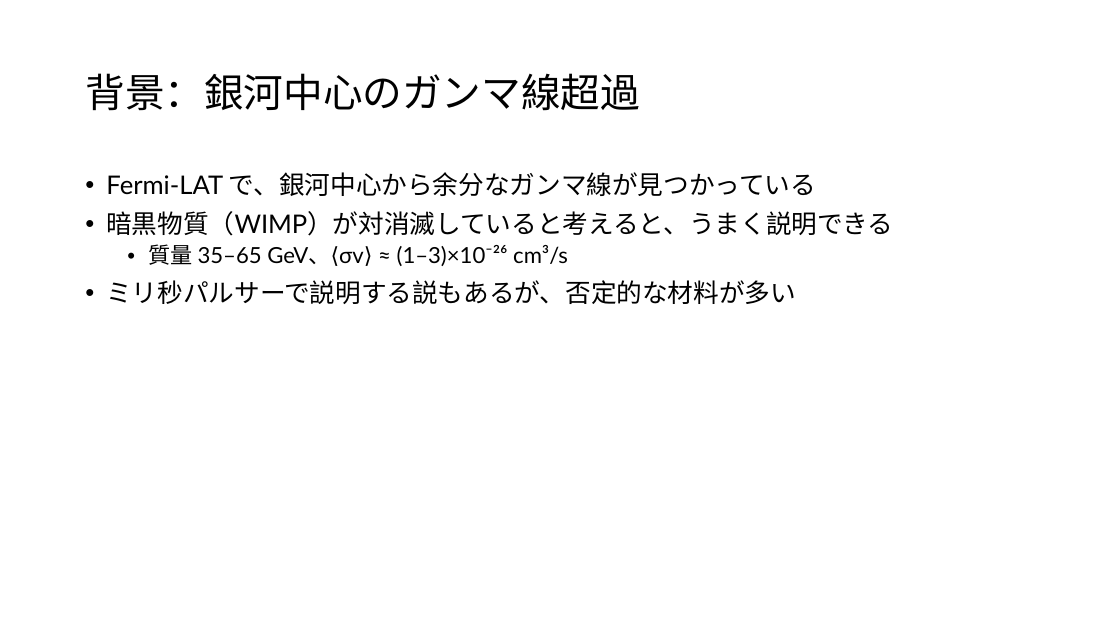
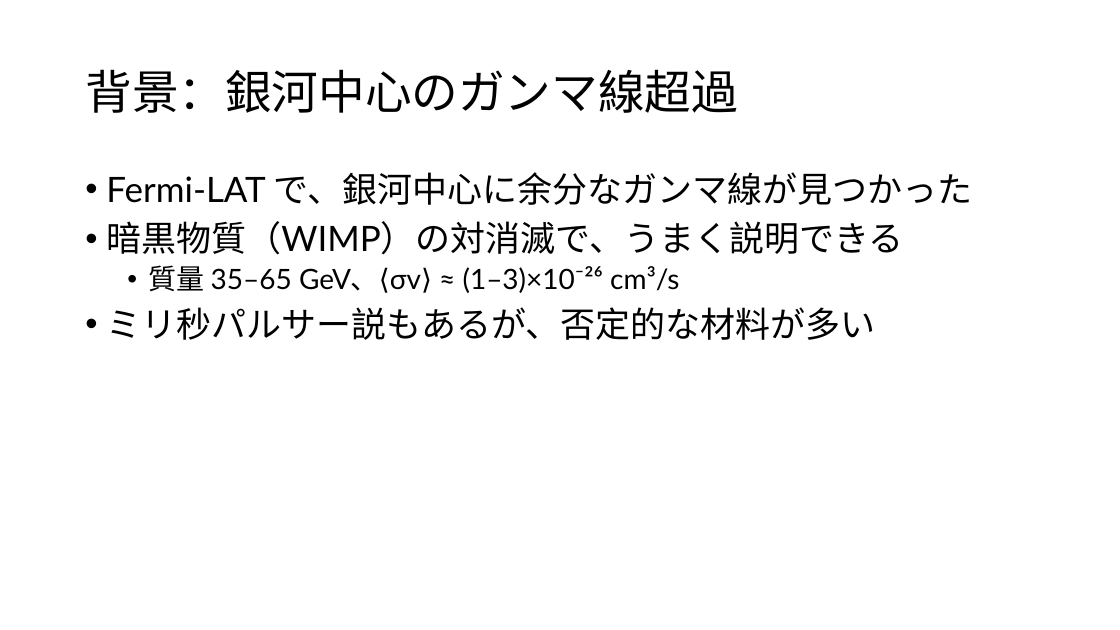
Before and after one commit to Mikann20041029/darkmatter-slides, a slide deck: slide 5 of slides/Toni Bertólez-Martínez, et al. (2026).pptx (slide 2 before the commit). Drawn at 1120x630 pixels with LibreOffice and Linux fonts; fonts in the diff are those of the drawing. Boxes give left, top, right and bottom in pixels: in the first picture for what was removed or moved away, otherwise in the second. Text is boxed around its words. In the diff, an @@ line names an element or a change of style, - is before the commit and + after.

```diff
--- a/slides/Toni Bertólez-Martínez, et al. (2026).pptx
+++ b/slides/Toni Bertólez-Martínez, et al. (2026).pptx
@@ title "背景：銀河中心のガンマ線超過" at [85, 69, 738, 113]: size 34 to 40 pt @@
@@ text at [106, 172, 972, 255]: text changed; size 22 to 30 pt @@
-• Fermi-LAT で、銀河中心から余分なガンマ線が見つかっている
-• 暗黒物質（WIMP）が対消滅していると考えると、うまく説明できる
+• Fermi-LAT で、銀河中心に余分なガンマ線が見つかった
+• 暗黒物質（WIMP）の対消滅で、うまく説明できる
@@ text at [148, 265, 679, 293]: size 19 to 24 pt in "質量 35–65 GeV、⟨σv⟩ ≈ (1–3)×10⁻²⁶ cm³/s" @@
@@ text at [106, 307, 875, 340]: text changed; size 22 to 30 pt @@
-• ミリ秒パルサーで説明する説もあるが、否定的な材料が多い
+• ミリ秒パルサー説もあるが、否定的な材料が多い
```
Also in this commit, not shown: 9 other slides changed, 3 slides added.
